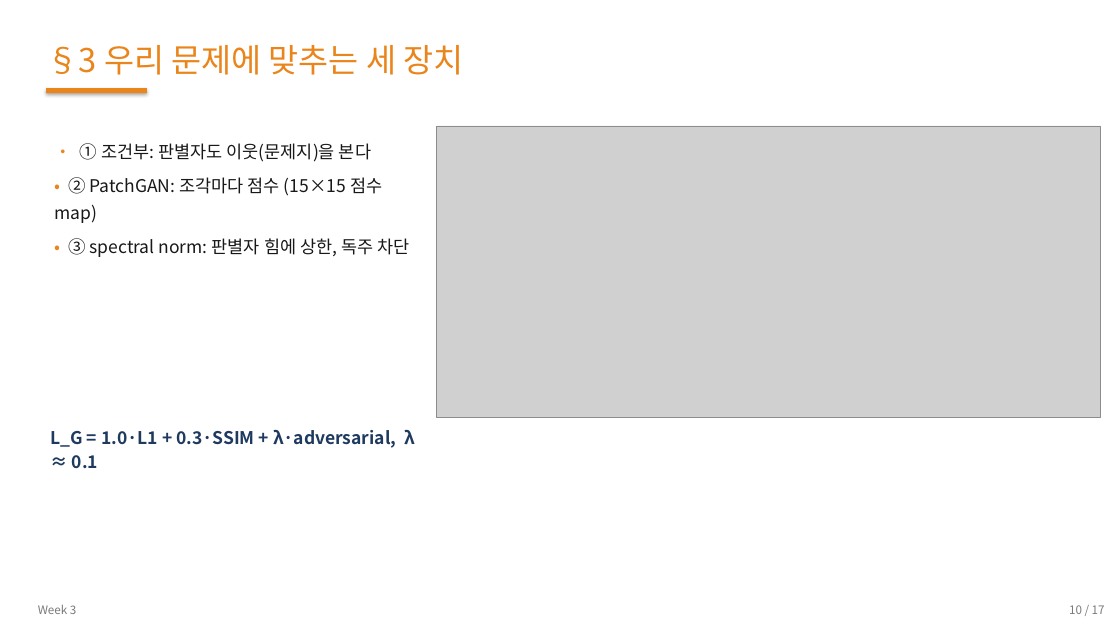
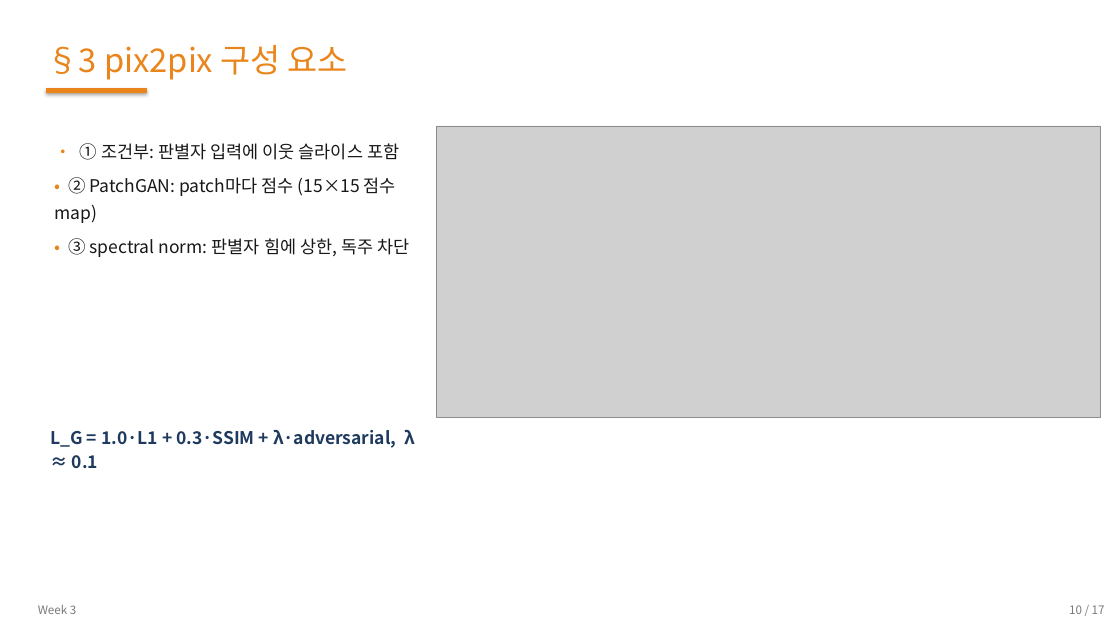
Before and after one commit to 01willy/Digital_rock_DL_Education, a slide deck: slide 10 of web/downloads/shared/w3/W3.pptx. Drawn at 1120x630 pixels with LibreOffice and Linux fonts; fonts in the diff are those of the drawing; grey boxes stand for pictures. Boxes give left, top, right and bottom in pixels: in the first picture for what was removed or moved away, otherwise in the second. Text is boxed around its words. In the diff, an @@ line names an element or a change of style, - is before the commit and + after.

```diff
--- a/web/downloads/shared/w3/W3.pptx
+++ b/web/downloads/shared/w3/W3.pptx
@@ text at <box>46,45,348,80</box>: text changed @@
-§3 우리 문제에 맞추는 세 장치
+§3 pix2pix 구성 요소
@@ text at <box>54,143,399,223</box>: text changed @@
-• ① 조건부: 판별자도 이웃(문제지)을 본다
-• ② PatchGAN: 조각마다 점수 (15×15 점수 map)
+• ① 조건부: 판별자 입력에 이웃 슬라이스 포함
+• ② PatchGAN: patch마다 점수 (15×15 점수 map)
```
Also in this commit, not shown: 15 other slides changed, 13 other files.
